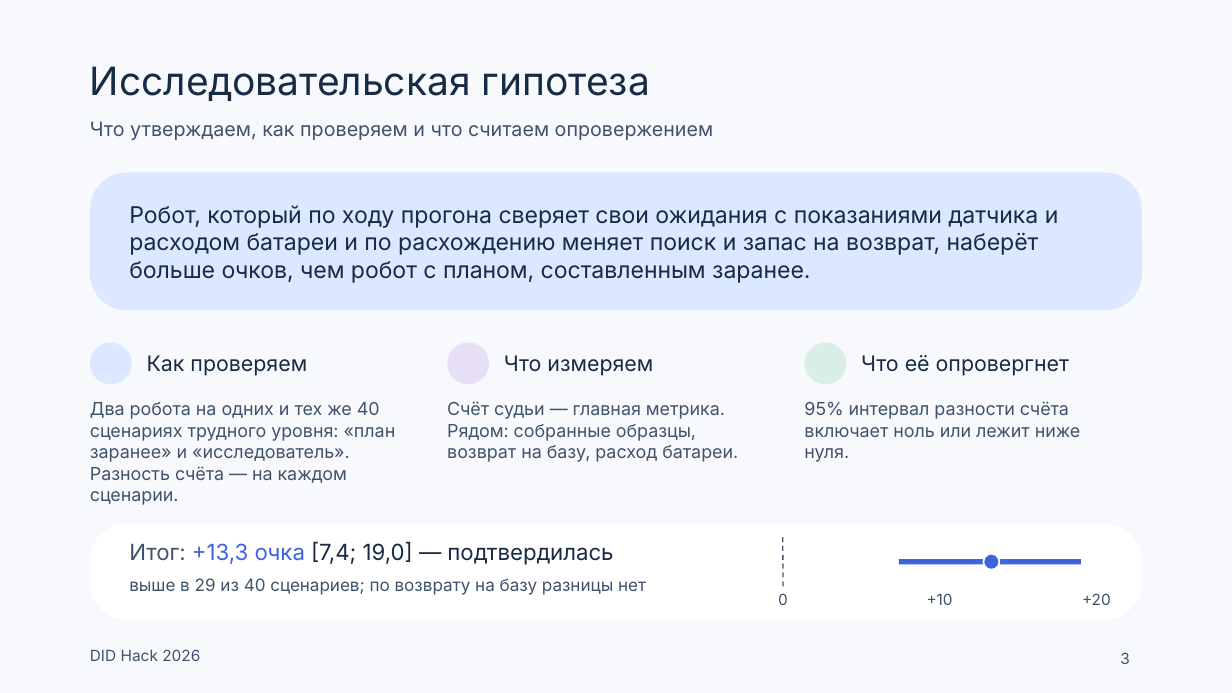
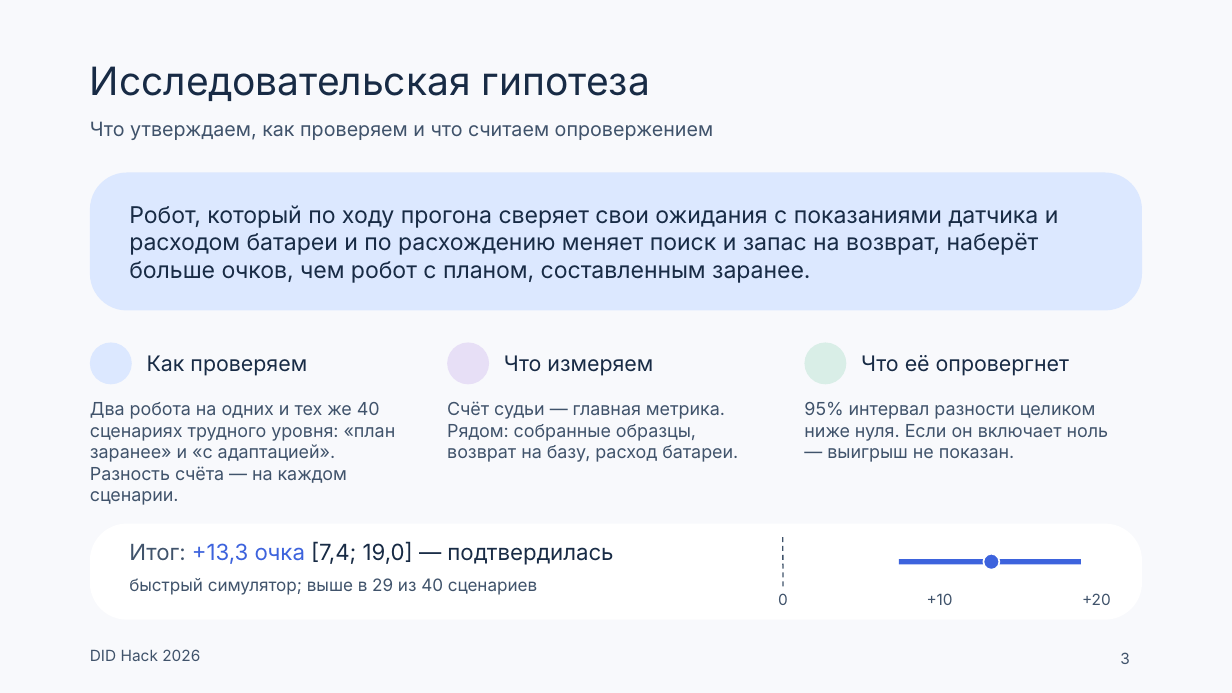
Before and after one commit to Mput13/did-hack, a slide deck: slide 3 of presentation/team/DID_v2.pptx. Drawn at 1232x693 pixels with LibreOffice and Linux fonts; fonts in the diff are those of the drawing. Boxes give left, top, right and bottom in pixels: in the first picture for what was removed or moved away, otherwise in the second. Text is boxed around its words. In the diff, an @@ line names an element or a change of style, - is before the commit and + after.

```diff
--- a/presentation/team/DID_v2.pptx
+++ b/presentation/team/DID_v2.pptx
@@ text at box(90, 402, 396, 505): text changed @@
-Два робота на одних и тех же 40 сценариях трудного уровня: «план заранее» и «исследователь». Разность счёта — на каждом сценарии.
+Два робота на одних и тех же 40 сценариях трудного уровня: «план заранее» и «с адаптацией». Разность счёта — на каждом сценарии.
@@ text at box(804, 402, 1109, 462): text changed @@
-95% интервал разности счёта включает ноль или лежит ниже нуля.
+95% интервал разности целиком ниже нуля. Если он включает ноль — выигрыш не показан.
@@ text at box(129, 578, 537, 595): text changed @@
-выше в 29 из 40 сценариев; по возврату на базу разницы нет
+быстрый симулятор; выше в 29 из 40 сценариев
```
Also in this commit, not shown: 14 other slides changed, 19 other files.
